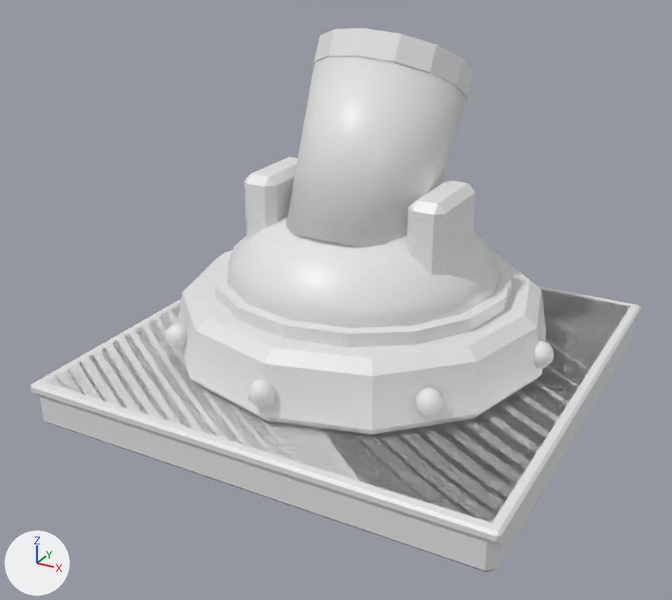
What one commit did to the FBX model Assets/Game/Art/Stylized/Towers/SM_Tower_Mortar_2x2_01.fbx.
Both versions are drawn from a 50 mm camera at (1.538, -3.012, 1.841) aimed at (-0.031, -0.16, 0.416). Every picture has the same lights, and +X, +Y and +Z are marked at lower left. The older version comes first. Where no turn or scale is listed for an object, it has been applied to the vertices.

The scene before the commit, as lines of its bpy script (objects in view):
```python
me_sm_tower_mortar_2x2_01_base = bpy.data.meshes.new('SM_Tower_Mortar_2x2_01_Base')
me_sm_tower_mortar_2x2_01_base.from_pydata(...)  # 368 vertices, 410 faces; spans x -0.91..0.91, y 0.0..0.44, z -0.91..0.91
me_sm_tower_mortar_2x2_01_base.materials.append(mat_m_stylized_palette)  # white #e7e7e7
me_sm_tower_mortar_2x2_01_head = bpy.data.meshes.new('SM_Tower_Mortar_2x2_01_Head')
me_sm_tower_mortar_2x2_01_head.from_pydata(...)  # 229 vertices, 183 faces; spans x -0.58..0.58, y -0.58..0.58, z -0.01..0.963
me_sm_tower_mortar_2x2_01_head.materials.append(mat_m_stylized_palette)  # white #e7e7e7
ob_sm_tower_mortar_2x2_01_base = bpy.data.objects.new('SM_Tower_Mortar_2x2_01_Base', me_sm_tower_mortar_2x2_01_base)
ob_sm_tower_mortar_2x2_01_base.location = (0.0, 0.0, 0.0)
ob_sm_tower_mortar_2x2_01_base.rotation_euler = (1.571, 0.0, 0.0)  # degrees (90, 0, 0)
ob_sm_tower_mortar_2x2_01_head = bpy.data.objects.new('SM_Tower_Mortar_2x2_01_Head', me_sm_tower_mortar_2x2_01_head)
ob_sm_tower_mortar_2x2_01_head.location = (0.0, 0.0, 0.44)
```
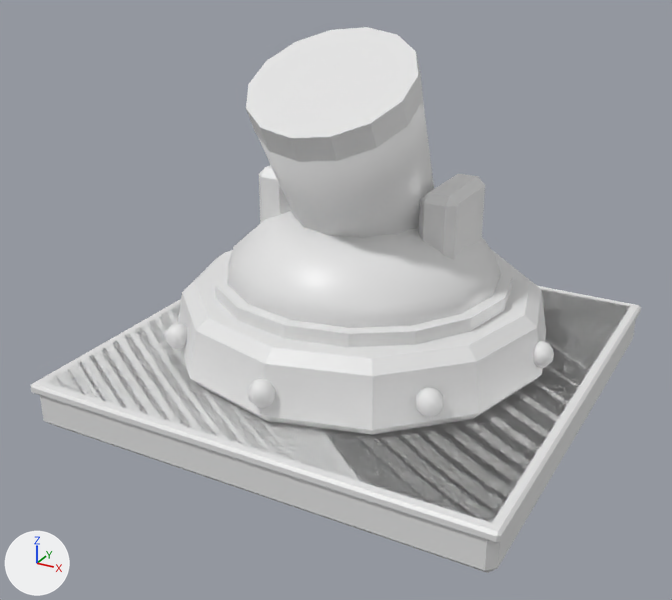
What differs and where, as boxes (x1, y1, x2, y2) in the pictures (672 x 600 px; the box of a moved part takes in the faces that stretch with it):
```json
{"object": "SM_Tower_Mortar_2x2_01_Head", "change": "reshaped", "before": [215, 28, 513, 347], "after": [215, 165, 513, 347], "on screen": "43% shorter"}
{"object": "SM_Tower_Mortar_2x2_01_Barrel", "change": "added", "after": [246, 27, 434, 238]}
{"part": 1, "of": "me_sm_tower_mortar_2x2_01_head", "change": "moved or reshaped", "before": [244, 157, 298, 239], "after": [259, 165, 291, 223]}
{"part": 2, "of": "me_sm_tower_mortar_2x2_01_head", "change": "moved or reshaped", "before": [407, 180, 476, 275], "after": [419, 174, 485, 260]}
{"part": 3, "of": "me_sm_tower_mortar_2x2_01_head", "change": "deleted", "before": [286, 56, 467, 248]}
{"part": 4, "of": "me_sm_tower_mortar_2x2_01_head", "change": "deleted", "before": [314, 28, 473, 99]}
```

Scene script edits in JSON lines:
```json
{"block": "me_sm_tower_mortar_2x2_01_head", "where": "# used by ob_sm_tower_mortar_2x2_01_head; location = (0.0, 0.0, 0.44)"}
{"op": "remove", "block": "me_sm_tower_mortar_2x2_01_head", "code": "me_sm_tower_mortar_2x2_01_head.from_pydata(...)  # 229 vertices, 183 faces; spans x -0.58..0.58, y -0.58..0.58, z -0.01..0.963"}
{"op": "add", "block": "me_sm_tower_mortar_2x2_01_head", "code": "me_sm_tower_mortar_2x2_01_head.from_pydata(...)  # 145 vertices, 135 faces; spans x -0.58..0.58, y -0.58..0.58, z -0.01..0.43"}
{"block": "me_sm_tower_mortar_2x2_01_head", "change": "me_sm_tower_mortar_2x2_01_head part 1: the loose piece of 24 vertices spanning x -0.41..-0.27, y -0.22..0.12, z 0.13..0.43 is moved by (0.0, 0.1, 0.0)"}
{"block": "me_sm_tower_mortar_2x2_01_head", "change": "me_sm_tower_mortar_2x2_01_head part 2: the loose piece of 24 vertices spanning x 0.27..0.41, y -0.22..0.12, z 0.13..0.43 is moved by (0.0, 0.1, 0.0)"}
{"block": "me_sm_tower_mortar_2x2_01_head", "change": "me_sm_tower_mortar_2x2_01_head part 3: the loose piece of 28 vertices spanning x -0.292..0.292, y -0.33..0.494, z 0.038..0.919 is deleted"}
{"block": "me_sm_tower_mortar_2x2_01_head", "change": "me_sm_tower_mortar_2x2_01_head part 4: the loose piece of 28 vertices spanning x -0.292..0.292, y -0.06..0.517, z 0.593..0.963 is deleted"}
{"block": "me_sm_tower_mortar_2x2_01_head", "change": "other edits to the shape of me_sm_tower_mortar_2x2_01_head do not show in these pictures"}
{"op": "add", "block": "me_sm_tower_mortar_2x2_01_barrel", "code": ["me_sm_tower_mortar_2x2_01_barrel = bpy.data.meshes.new('SM_Tower_Mortar_2x2_01_Barrel')", "me_sm_tower_mortar_2x2_01_barrel.from_pydata(...)  # 84 vertices, 48 faces; spans x -0.292..0.292, y -0.617..0.23, z -0.122..0.803", "me_sm_tower_mortar_2x2_01_barrel.materials.append(mat_m_stylized_palette)  # white #e7e7e7"]}
{"op": "add", "block": "ob_sm_tower_mortar_2x2_01_barrel", "code": ["ob_sm_tower_mortar_2x2_01_barrel = bpy.data.objects.new('SM_Tower_Mortar_2x2_01_Barrel', me_sm_tower_mortar_2x2_01_barrel)", "ob_sm_tower_mortar_2x2_01_barrel.location = (0.0, 0.1, 0.6)"]}
```
